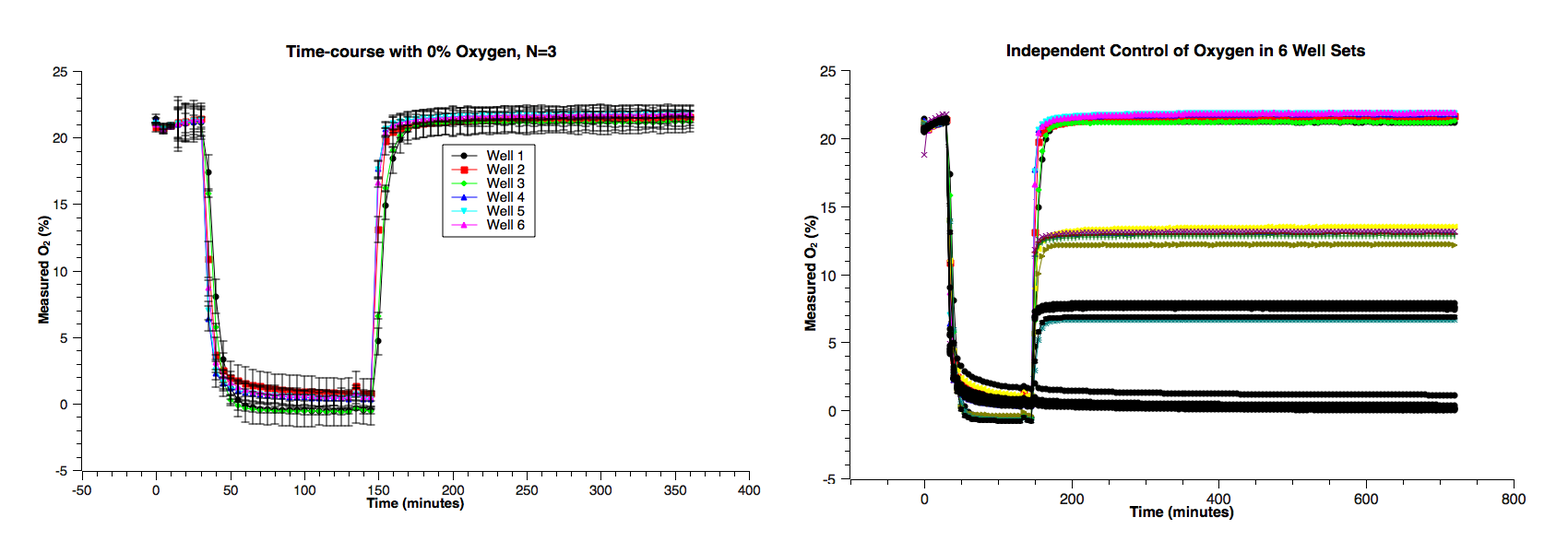
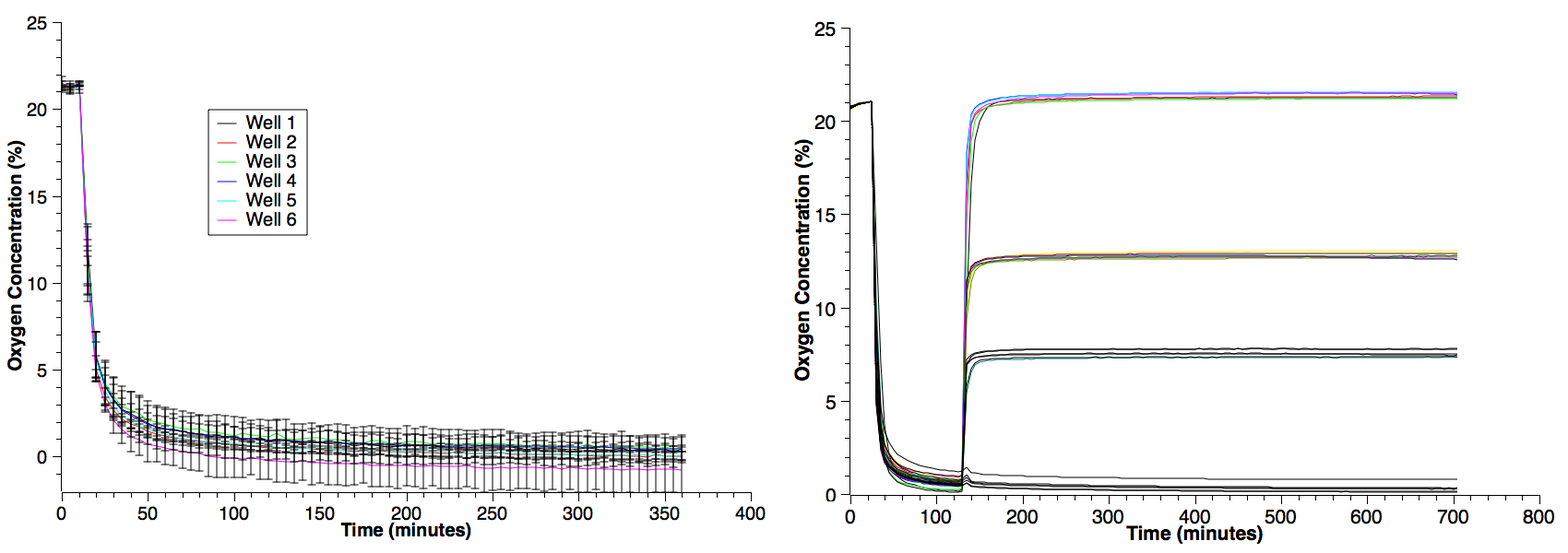
Revision of a layered (1568, 553) image; what changed, layer by layer:
renamed "24-well-plot.png" to "24-well-mean.png", painted on it over [794, 21, 1556, 545]
renamed "6-well-plot.png" to "6-well-plot1.png", painted on it over [7, 15, 766, 541]
